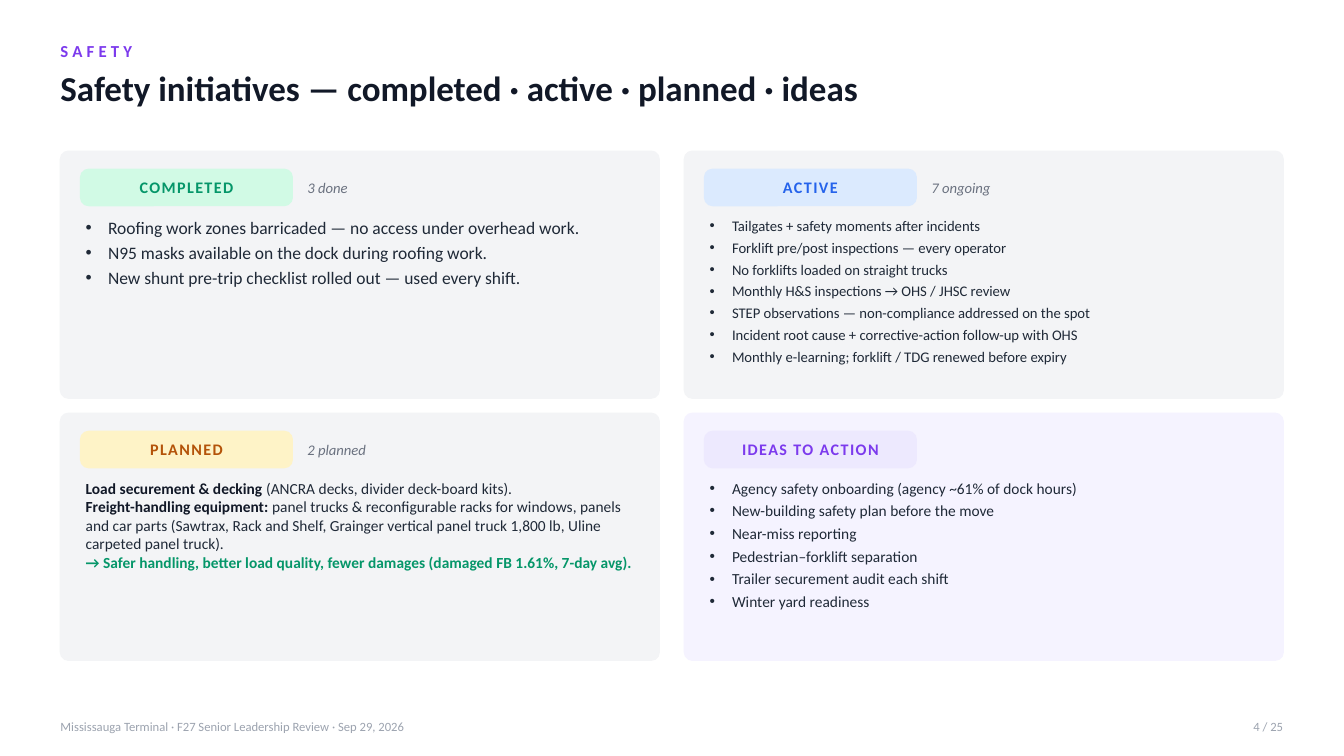
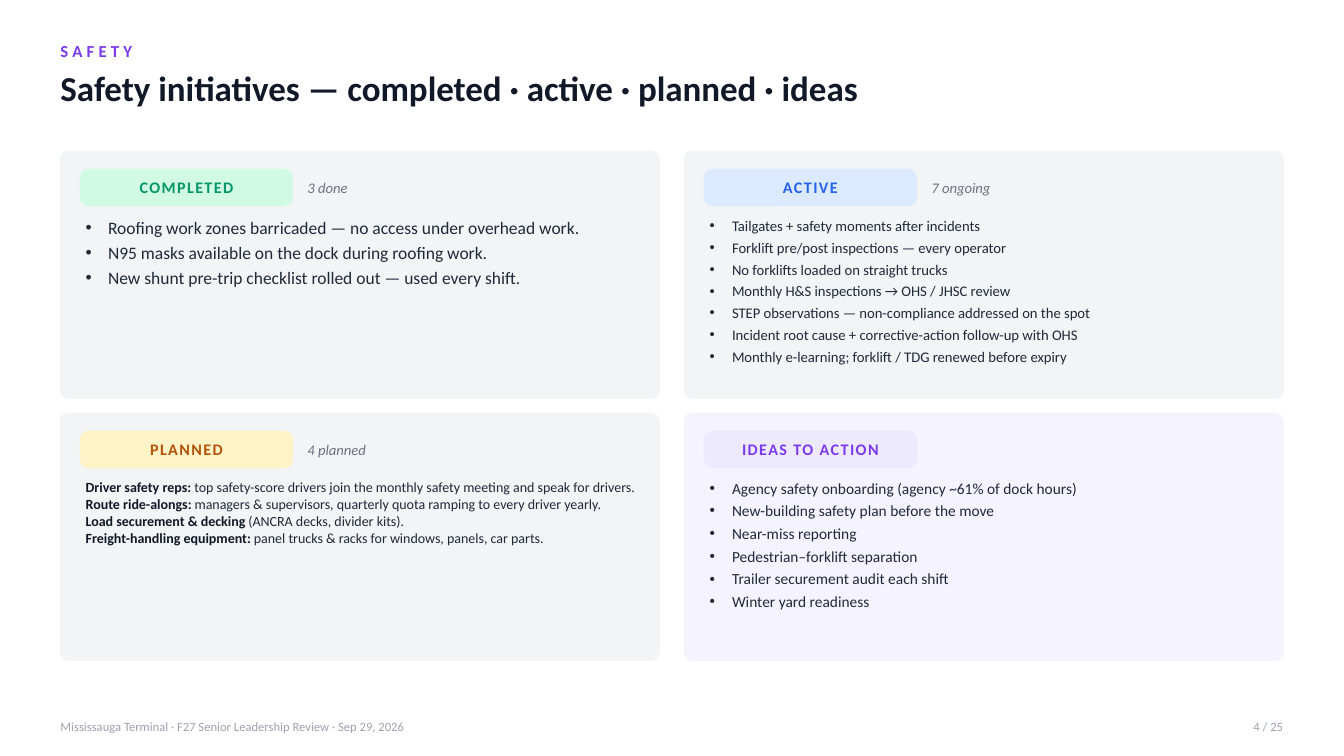
Before and after one commit to FuoriclasseX/mississauga-terminal-f26-cost-transformation-dashboard, a slide deck: slide 4 of presentation/Mississauga_F27_Leadership_Review_Sep29.pptx. Drawn at 1344x756 pixels with LibreOffice and Linux fonts; fonts in the diff are those of the drawing. Boxes give left, top, right and bottom in pixels: in the first picture for what was removed or moved away, otherwise in the second. Text is boxed around its words. In the diff, an @@ line names an element or a change of style, - is before the commit and + after.

```diff
--- a/presentation/Mississauga_F27_Leadership_Review_Sep29.pptx
+++ b/presentation/Mississauga_F27_Leadership_Review_Sep29.pptx
@@ text at (307, 445, 366, 457): text changed @@
-2 planned
+4 planned
@@ text at (86, 482, 635, 546): text changed; size 11 to 10 pt @@
-Load securement & decking (ANCRA decks, divider deck-board kits).
-Freight-handling equipment: panel trucks & reconfigurable racks for windows, panels and car parts (Sawtrax, Rack and Shelf, Grainger vertical panel truck 1,800 lb, Uline carpeted panel truck).
-→ Safer handling, better load quality, fewer damages (damaged FB 1.61%, 7-day avg).
+Driver safety reps: top safety-score drivers join the monthly safety meeting and speak for drivers.
+Route ride-alongs: managers & supervisors, quarterly quota ramping to every driver yearly.
+Load securement & decking (ANCRA decks, divider kits).
+Freight-handling equipment: panel trucks & racks for windows, panels, car parts.
```
Also in this commit, not shown: 1 other slide changed.
